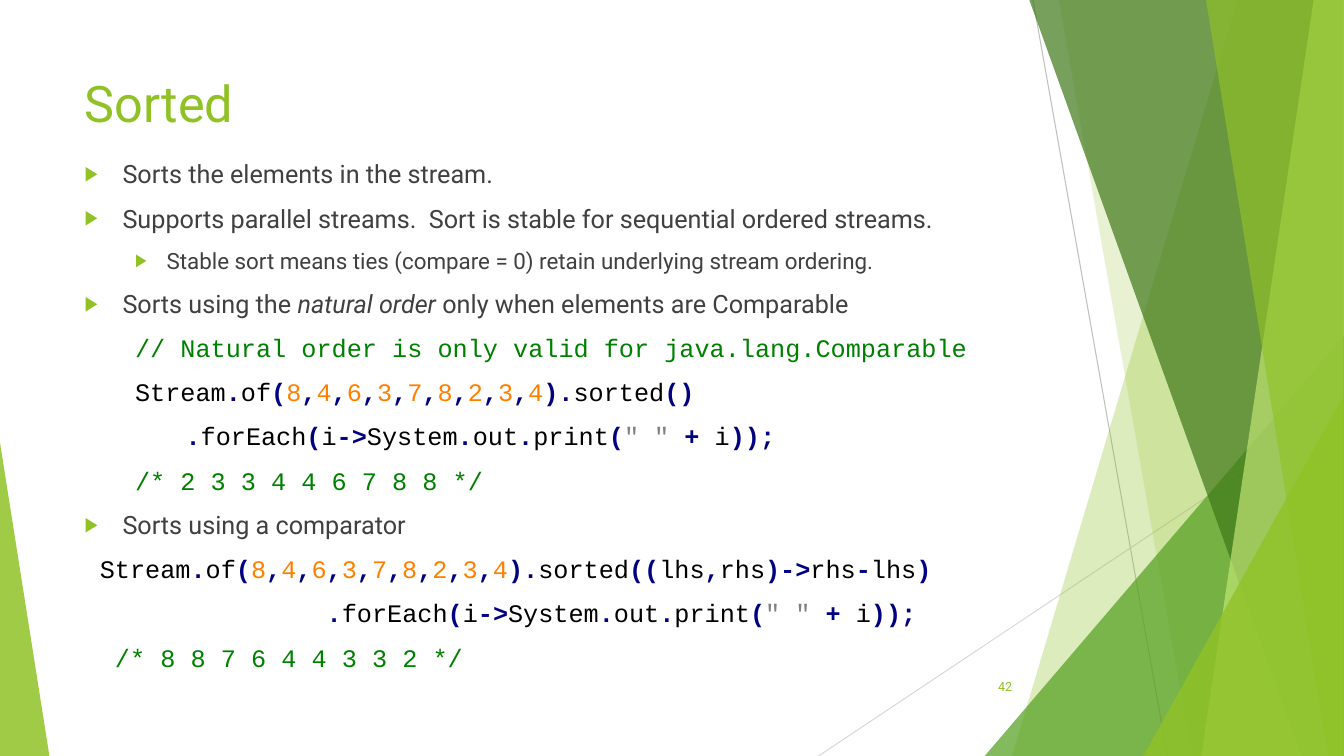
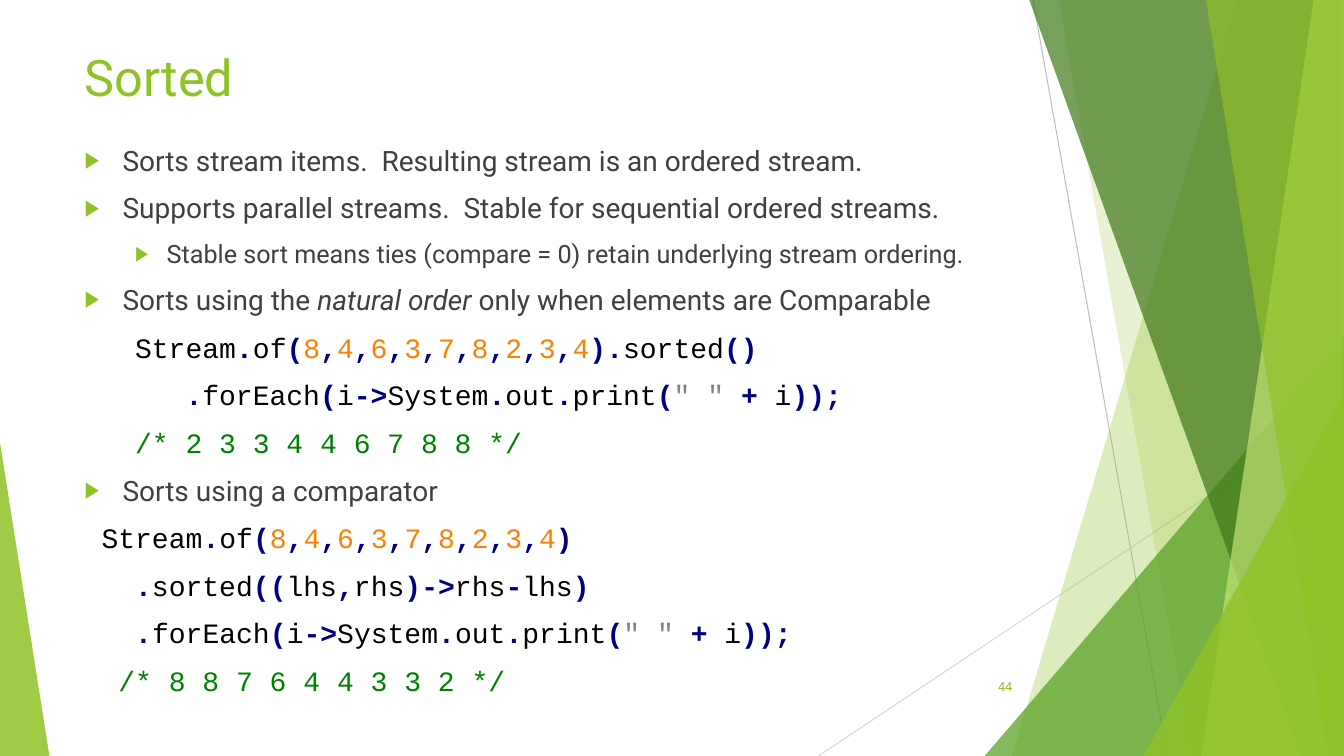
Before and after one commit to RichardRoda/2017-CodePaLOUsa-Lambda, a slide deck: slide 44 of Learning to Love the Lambda in the Stream.pptx (slide 42 before the commit). Drawn at 1344x756 pixels with LibreOffice and Linux fonts; fonts in the diff are those of the drawing. Boxes give left, top, right and bottom in pixels: in the first picture for what was removed or moved away, otherwise in the second. Text is boxed around its words. In the diff, an @@ line names an element or a change of style, - is before the commit and + after.

Commit message:
Add slides about sequential, parallel, ordered, and unordered streams.

```diff
--- a/Learning to Love the Lambda in the Stream.pptx
+++ b/Learning to Love the Lambda in the Stream.pptx
@@ title "Sorted": place and size @@
-title "Sorted" at bbox=[85, 84, 233, 123]
+title "Sorted" at bbox=[85, 58, 233, 97]
@@ text "Sorts stream items. Resulting stream ...": place and size @@
-text "Sorts stream items. Resulting stream ..." at bbox=[100, 164, 966, 668]
+text "Sorts stream items. Resulting stream ..." at bbox=[102, 150, 964, 649]
@@ text at bbox=[123, 150, 939, 224]: text changed; size 18 to 20 pt @@
-▶ Sorts the elements in the stream.
-▶ Supports parallel streams. Sort is stable for sequential ordered streams.
+▶ Sorts stream items. Resulting stream is an ordered stream.
+▶ Supports parallel streams. Stable for sequential ordered streams.
@@ text at bbox=[123, 243, 964, 649]: size 16 to 18 pt in "Stable sort means ties (compare = 0) ..."; size 18 to 20 pt in "Sorts using the natural order only when ...", "Stream.of(8,4,6,3,7,8,2,3,4).sorted()", ".forEach(i->System.out.print(" " + i));", "/* 2 3 3 4 4 6 ..." and 3 more places @@
@@ text at bbox=[180, 338, 966, 363]: paragraph removed @@
-// Natural order is only valid for java.lang.Comparable
@@ text at bbox=[102, 528, 590, 602]: text changed; size 18 to 20 pt @@
-Stream.of(8,4,6,3,7,8,2,3,4).sorted((lhs,rhs)->rhs-lhs)
+Stream.of(8,4,6,3,7,8,2,3,4)
+.sorted((lhs,rhs)->rhs-lhs)
@@ page number at bbox=[998, 682, 1012, 691]: text changed @@
-42
+44
```
Also in this commit, not shown: 18 other slides changed, 4 slides added, 1 other file.
